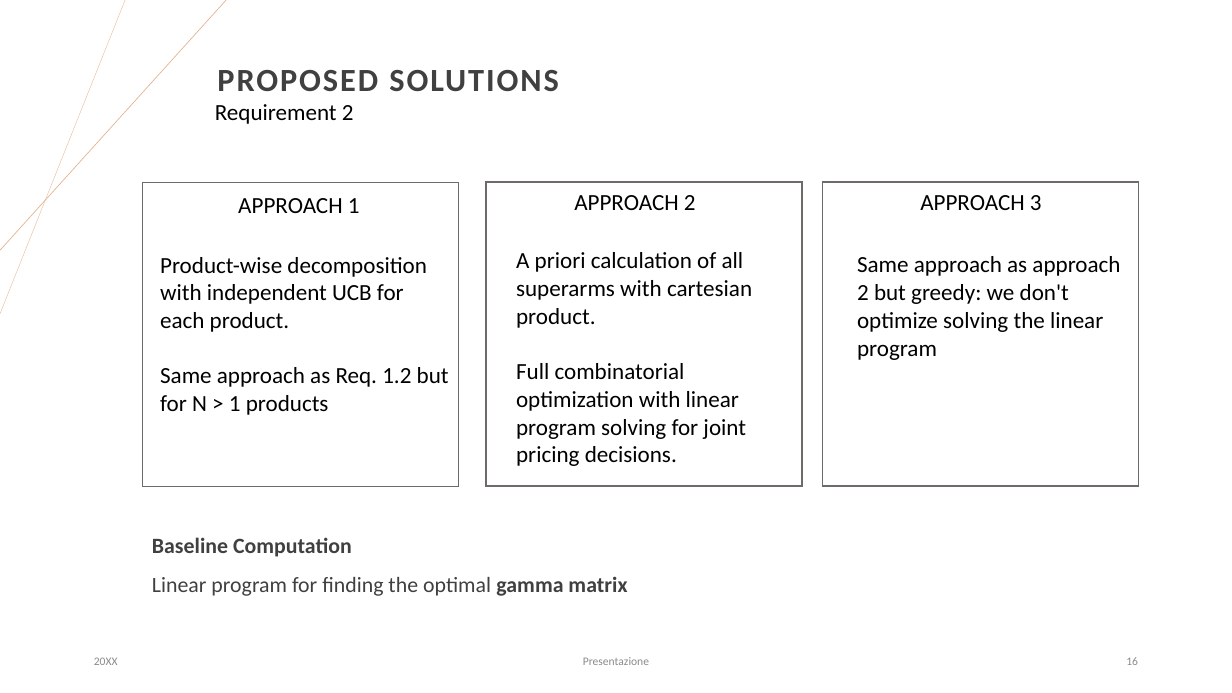
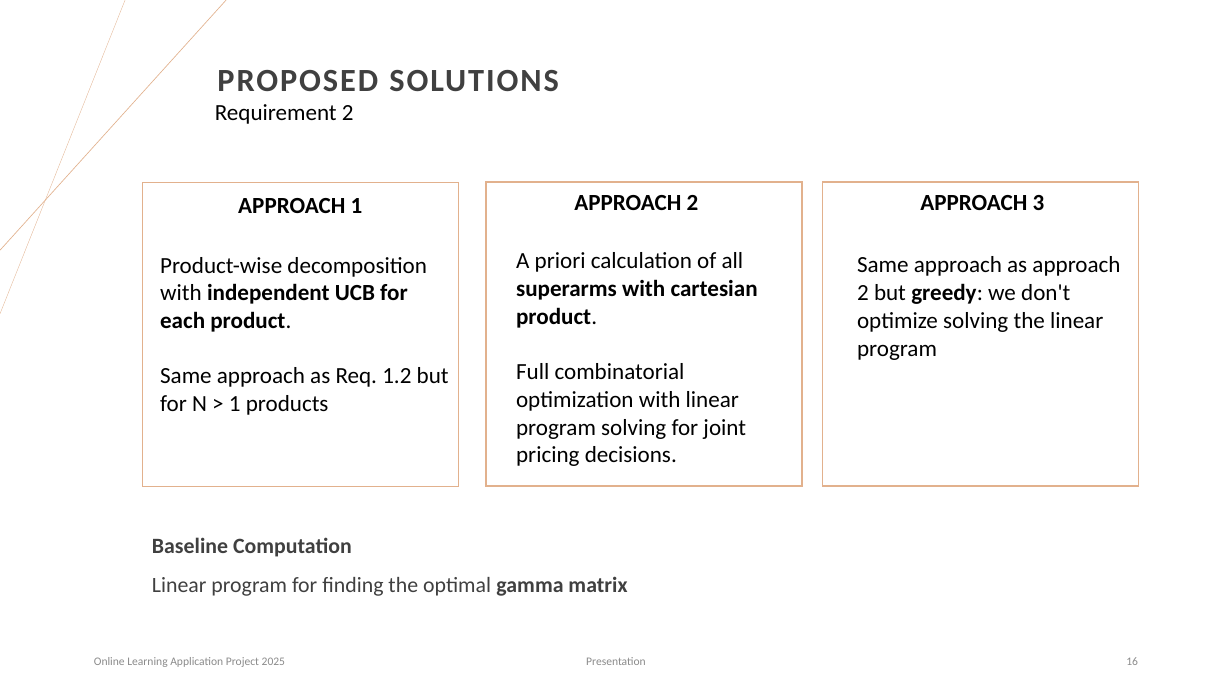
Before and after one commit to matteopasqual02/OLA-2025-project, a slide deck: slide 16 of OLA_Project.pptx. Drawn at 1232x693 pixels with LibreOffice and Linux fonts; fonts in the diff are those of the drawing. Boxes give left, top, right and bottom in pixels: in the first picture for what was removed or moved away, otherwise in the second. Text is boxed around its words. In the diff, an @@ line names an element or a change of style, - is before the commit and + after.

```diff
--- a/OLA_Project.pptx
+++ b/OLA_Project.pptx
@@ bold on in 3 elements at (920,195,1045,210), (574,195,699,210), (238,198,363,213) @@
@@ outline #6E6B69 1 pt to #E2B18D 1 pt in 3 elements at (142,183,458,487), (486,182,802,486), (823,182,1139,486) @@
@@ text at (160,257,427,332): bold on in "independent UCB for each product." @@
@@ text at (516,252,758,328): bold on in "superarms with cartesian product." @@
@@ text "Same approach as approach 2 ..." at (857,256,1120,360): bold on in "greedy:" @@
@@ text at (94,657,285,667): text changed @@
-20XX
+Online Learning Application Project 2025
@@ text at (586,657,646,665): text changed @@
-Presentazione
+Presentation
```
Also in this commit, not shown: 35 other slides changed, 2 slides added, 1 other file.
